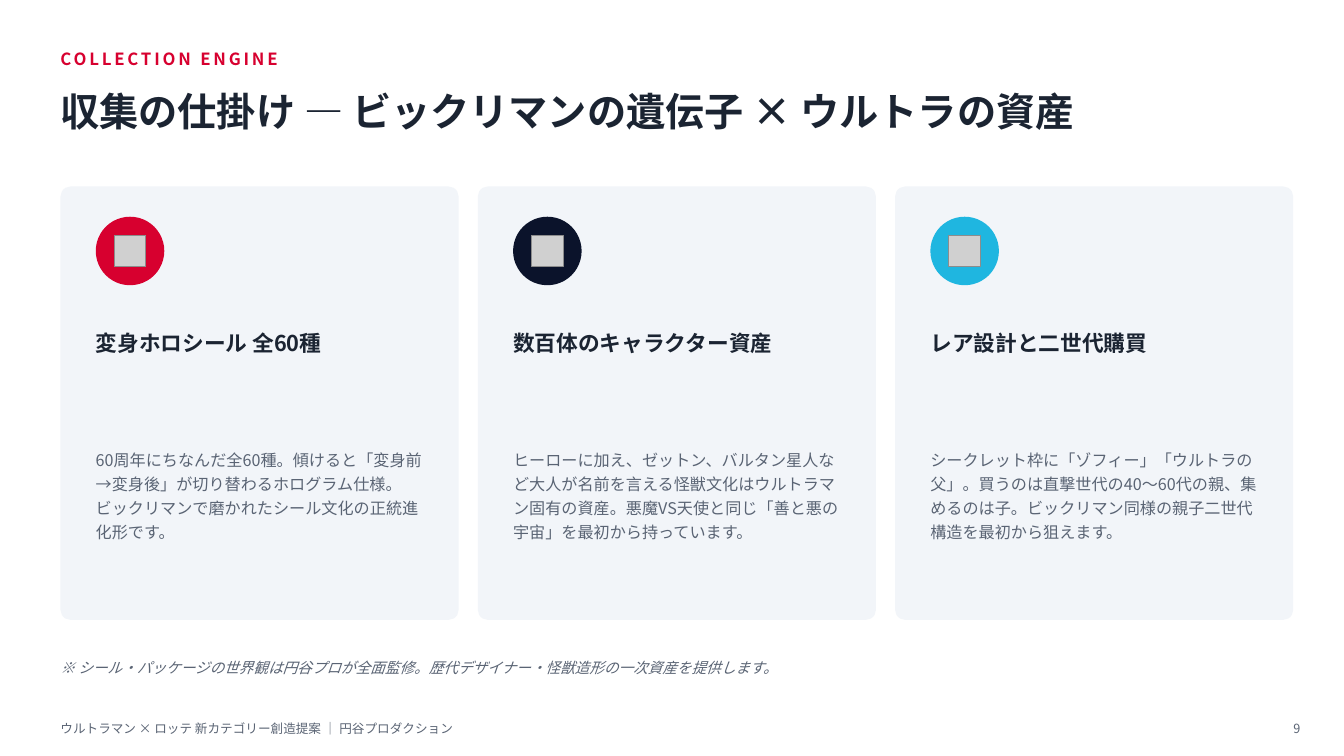
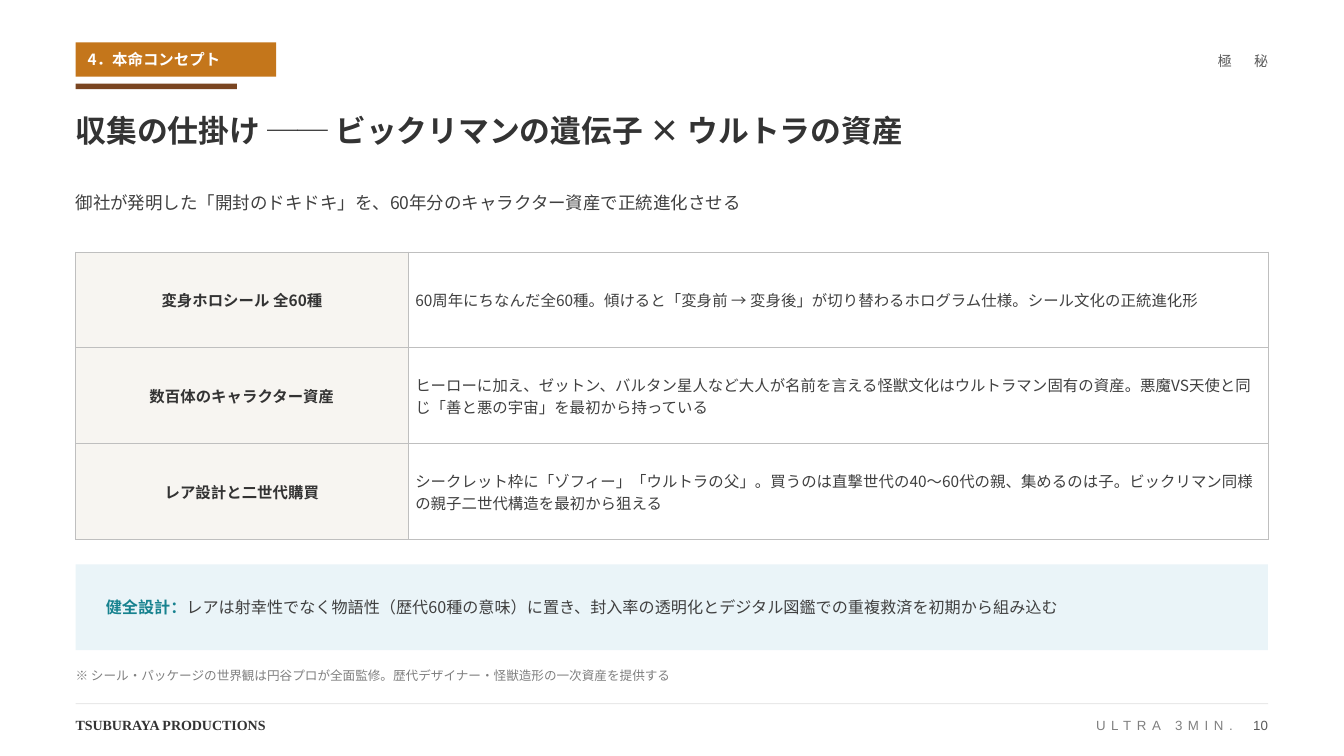
Before and after one commit to hayatoshintani-spe/kessho-lens, a slide deck: slide 10 of docs/proposals/lotte-ultraman-category-proposal.pptx (slide 9 before the commit). Drawn at 1344x756 pixels with LibreOffice and Linux fonts; fonts in the diff are those of the drawing; grey boxes stand for pictures. Boxes give left, top, right and bottom in pixels: in the first picture for what was removed or moved away, otherwise in the second. Text is boxed around its words. In the diff, an @@ line names an element or a change of style, - is before the commit and + after.

```diff
--- a/docs/proposals/lotte-ultraman-category-proposal.pptx
+++ b/docs/proposals/lotte-ultraman-category-proposal.pptx
@@ text removed at [60,42,1280,75] @@
-COLLECTION ENGINE
@@ rectangle added at [76,42,276,77], fill #C4761B @@
@@ text added at [88,52,221,67], 11 pt, text #FFFFFF, bold @@
+4．本命コンセプト
@@ text added at [1218,54,1268,67], 10 pt, text #595959 @@
+極 秘
@@ rectangle added at [76,84,237,90], fill #7A4521 @@
@@ text at [76,115,903,145]: text changed; size 28 to 22 pt; text colour #1B2432 to #333333 @@
-収集の仕掛け — ビックリマンの遺伝子 × ウルトラの資産
+収集の仕掛け ── ビックリマンの遺伝子 × ウルトラの資産
@@ rounded rectangle removed at [60,187,459,620] @@
@@ text added at [76,194,741,211], 12.5 pt, text #404040 @@
+御社が発明した「開封のドキドキ」を、60年分のキャラクター資産で正統進化させる
@@ rounded rectangle removed at [478,187,876,620] @@
@@ rounded rectangle removed at [895,187,1294,620] @@
@@ ellipse removed at [96,217,164,285] @@
@@ picture removed at [114,235,145,266] @@
@@ ellipse removed at [513,217,582,285] @@
@@ picture removed at [531,235,563,266] @@
@@ ellipse removed at [931,217,999,285] @@
@@ picture removed at [949,235,980,266] @@
@@ table added at [76,252,1268,515], 3 rows, 2 columns @@
+変身ホロシール 全60種 | 60周年にちなんだ全60種。傾けると「変身前 → 変身後」が切り替わるホログラム仕様。シール文化の正統進化形
+数百体のキャラクター資産 | ヒーローに加え、ゼットン、バルタン星人など大人が名前を言える怪獣文化はウルトラマン固有の資産。悪魔VS天使と同じ「善と悪の宇宙」を最初から持っている
+レア設計と二世代購買 | シークレット枠に「ゾフィー」「ウルトラの父」。買うのは直撃世代の40〜60代の親、集めるのは子。ビックリマン同様の親子二世代構造を最初から狙える
@@ text removed at [96,332,321,353] @@
-変身ホロシール 全60種
@@ text removed at [513,332,772,353] @@
-数百体のキャラクター資産
@@ text removed at [930,332,1147,353] @@
-レア設計と二世代購買
@@ text removed at [96,452,422,540] @@
-60周年にちなんだ全60種。傾けると「変身前→変身後」が切り替わるホログラム仕様。ビックリマンで磨かれたシール文化の正統進化形です。
@@ text removed at [513,452,838,540] @@
-ヒーローに加え、ゼットン、バルタン星人など大人が名前を言える怪獣文化はウルトラマン固有の資産。悪魔VS天使と同じ「善と悪の宇宙」を最初から持っています。
@@ text removed at [930,452,1256,540] @@
-シークレット枠に「ゾフィー」「ウルトラの父」。買うのは直撃世代の40〜60代の親、集めるのは子。ビックリマン同様の親子二世代構造を最初から狙えます。
@@ rectangle added at [76,565,1268,650], fill #EAF4F8 @@
@@ text added at [106,599,1058,615], 11.5 pt, text #404040 @@
+健全設計：レアは射幸性でなく物語性（歴代60種の意味）に置き、封入率の透明化とデジタル図鑑での重複救済を初期から組み込む
@@ text at [91,669,670,681]: text changed; size 10.5 to 9 pt; text colour #5A6474 to #808080; italic off @@
-※ シール・パッケージの世界観は円谷プロが全面監修。歴代デザイナー・怪獣造形の一次資産を提供します。
+※ シール・パッケージの世界観は円谷プロが全面監修。歴代デザイナー・怪獣造形の一次資産を提供する
@@ line added from (76, 704) to (1268, 704), #E9E9E9 0.75 pt @@
@@ text removed at [60,722,453,734] @@
-ウルトラマン × ロッテ 新カテゴリー創造提案 ｜ 円谷プロダクション
@@ text added at [76,720,265,730], 10 pt, text #333333, bold @@
+TSUBURAYA PRODUCTIONS
@@ text added at [1253,720,1268,730], 9.5 pt, text #808080 @@
+ULTRA 3MIN. 10
@@ text removed at [1293,723,1300,733] @@
-9
```
Also in this commit, not shown: 15 other slides changed, 1 slide added.
